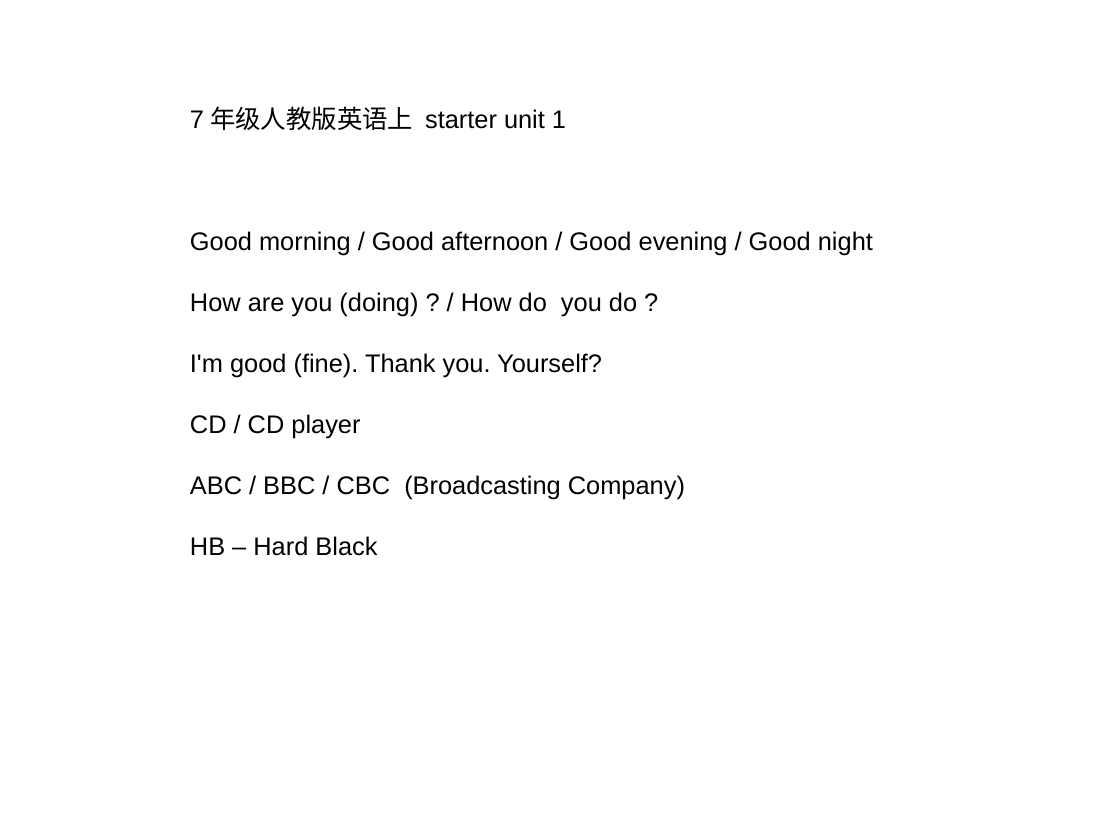
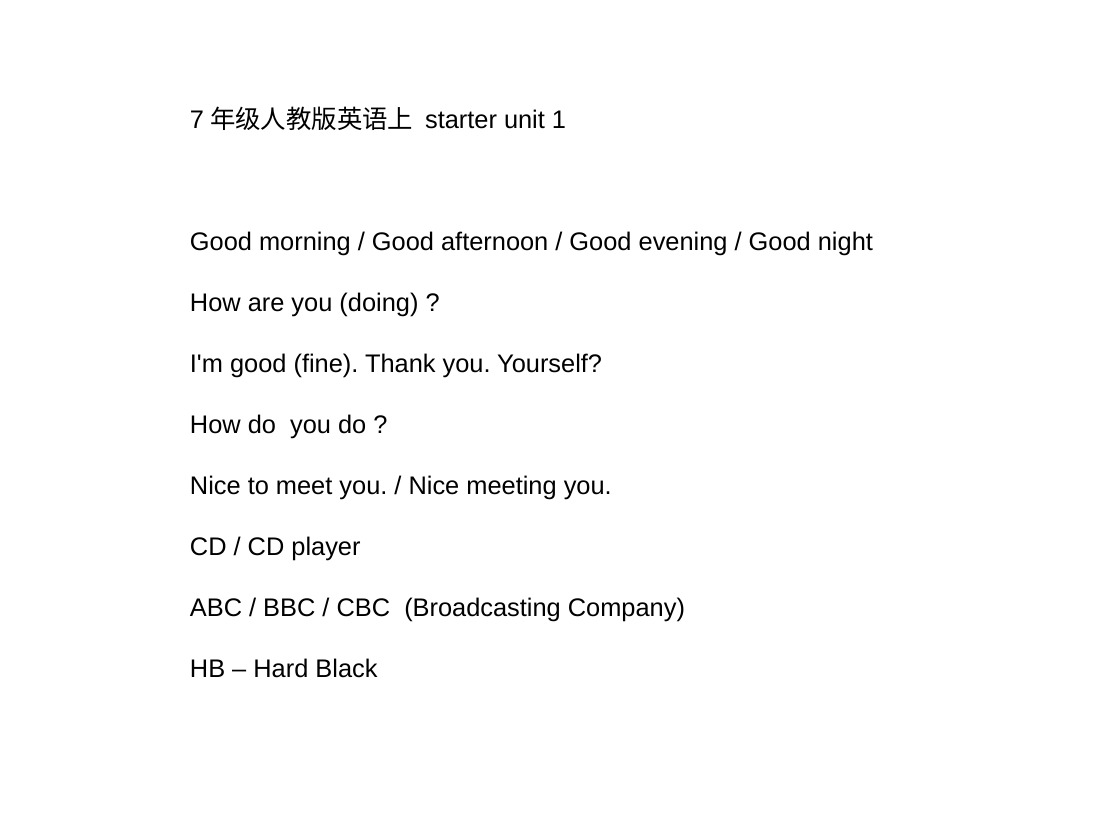
Before and after one commit to ericzhang/english-math, a slide deck: slide 1 of junjun/2025-09-27/2025-09-27-words.odp. Drawn at 1120x840 pixels with LibreOffice and Linux fonts; fonts in the diff are those of the drawing. Boxes give left, top, right and bottom in pixels: in the first picture for what was removed or moved away, otherwise in the second. Text is boxed around its words. In the diff, an @@ line names an element or a change of style, - is before the commit and + after.

```diff
--- a/junjun/2025-09-27/2025-09-27-words.odp
+++ b/junjun/2025-09-27/2025-09-27-words.odp
@@ text at [190,292,418,316]: text changed @@
-How are you (doing) ? / How do you do ?
+How are you (doing) ?
@@ text at [190,414,612,499]: paragraphs added @@
+How do you do ?
+Nice to meet you. / Nice meeting you.
```
Also in this commit, not shown: 10 other files.
